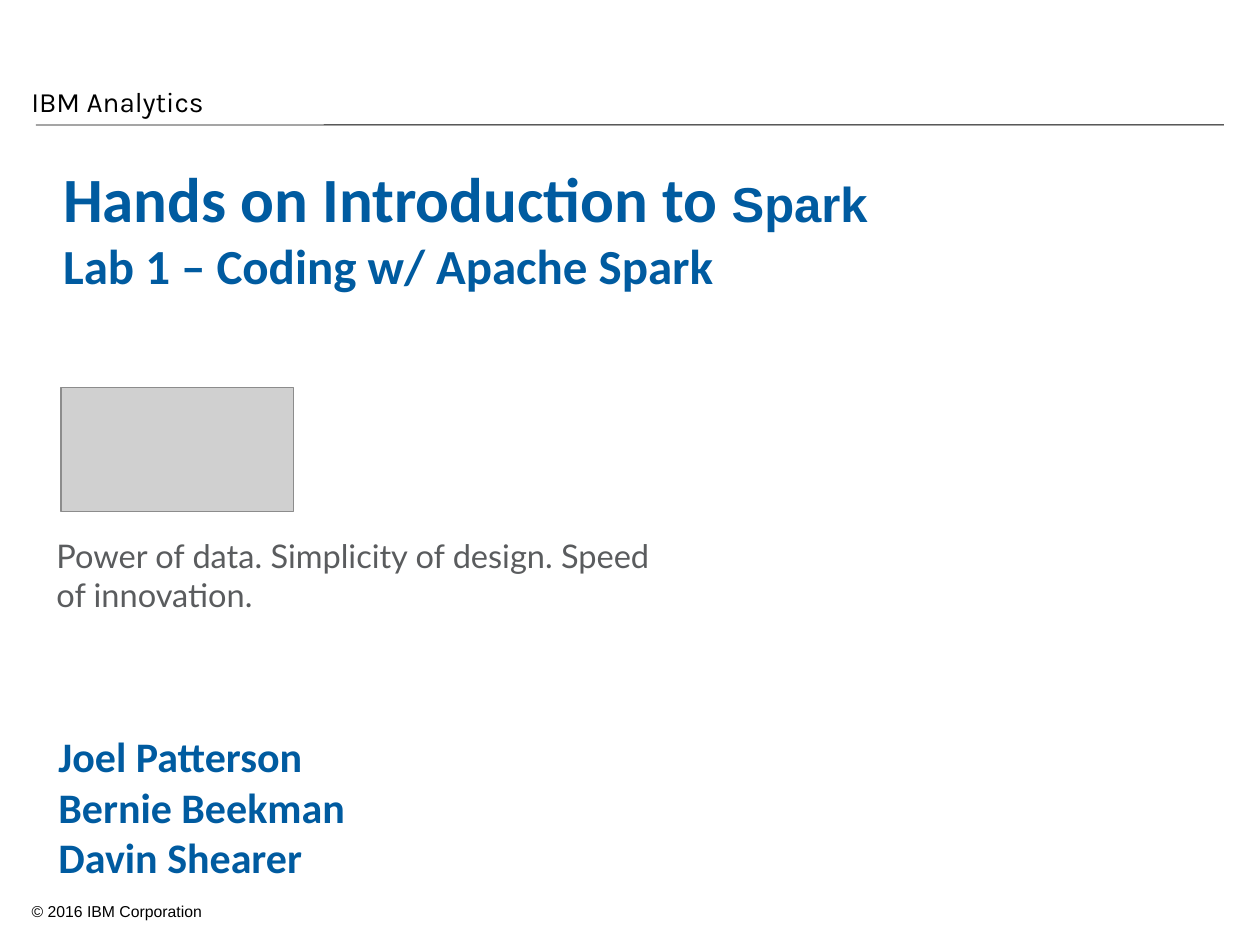
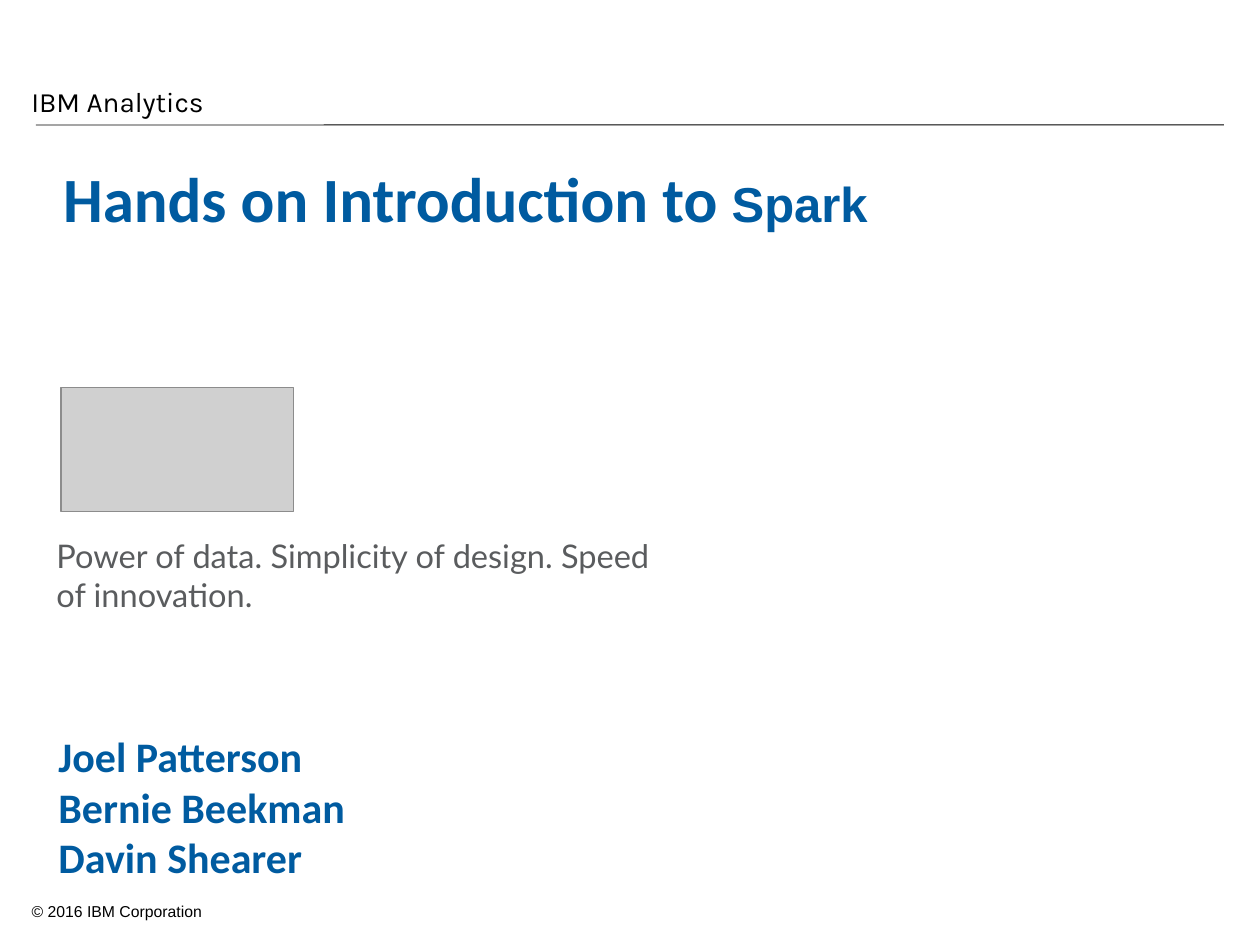
Before and after one commit to jpatter/SparkPOT, a slide deck: slide 1 of Lab-1/Coding w Apache Spark.ppt. Drawn at 1260x945 pixels with LibreOffice and Linux fonts; fonts in the diff are those of the drawing; grey boxes stand for pictures; background and template pictures are left out. Boxes give left, top, right and bottom in pixels: in the first picture for what was removed or moved away, otherwise in the second. Text is boxed around its words. In the diff, an @@ line names an element or a change of style, - is before the commit and + after.

```diff
--- a/Lab-1/Coding w Apache Spark.ppt
+++ b/Lab-1/Coding w Apache Spark.ppt
@@ text at <box>63,249,713,293</box>: paragraph removed @@
-Lab 1 – Coding w/ Apache Spark
```
Also in this commit, not shown: 26 other slides changed, 4 slides added, 2 slides removed.
